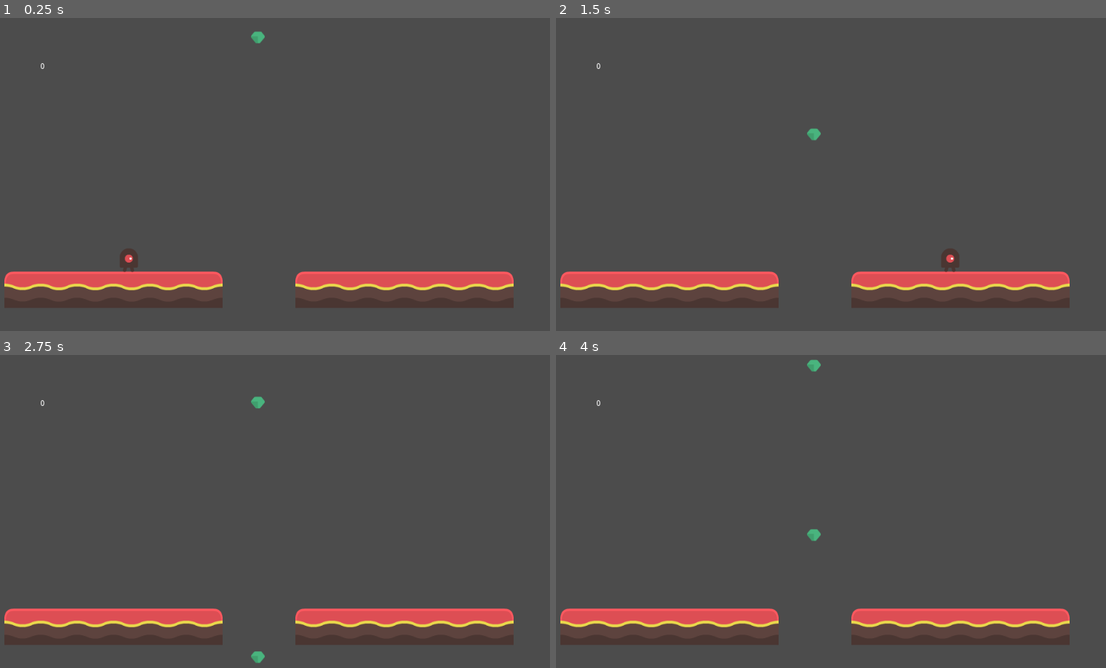
Above: before the commit, frames 1-4 (two rows, left to right).
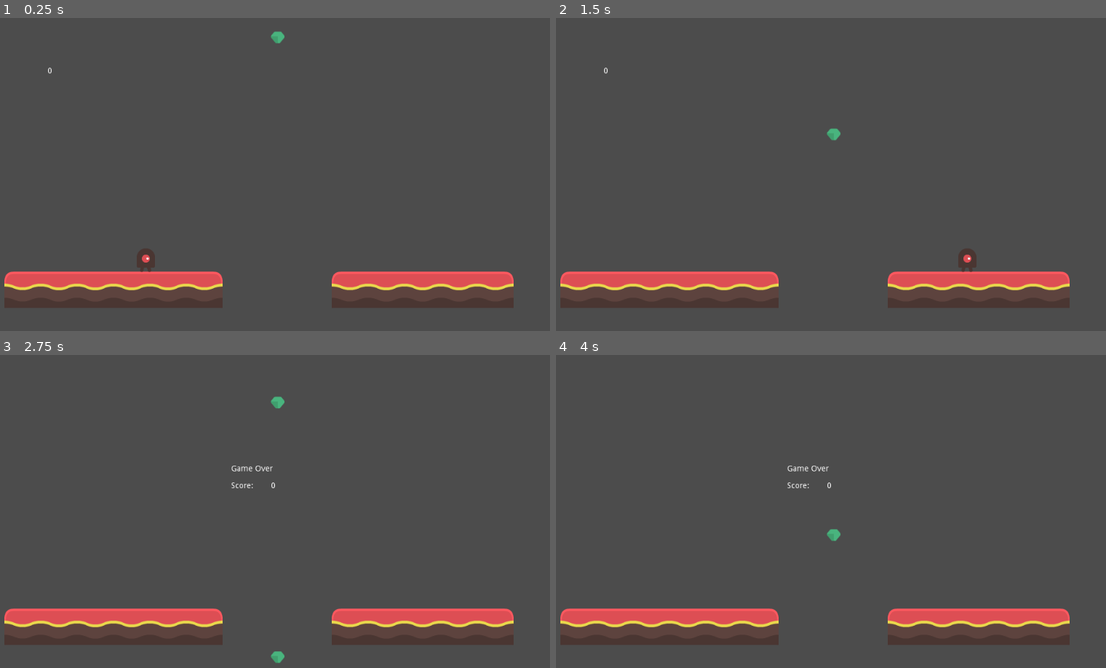
Above: after the commit, the same moments.

Repository: ben-gillott/platformer-prototype
Game: Godot game, scene res://Game.tscn
Same seed, same stepped clock (60 frames per second), same inputs: the game is played once before the commit and once after it.
Inputs:
- Up to frame 1 (0.25 s): no input
- Up to frame 2 (1.5 s): hold Right (walk_right) from 0.53 s (still down); tap Up (jump) at 0.77 s
- Up to frame 3 (2.75 s): tap Up (jump) at 1.52 s; release Right (walk_right) at 2.03 s; hold A (walk_left) from 2.03 s (still down)
- Up to frame 4 (4 s): release A (walk_left) at 2.78 s; hold Right (walk_right) from 2.78 s (still down); tap Up (jump) at 3.02, 3.77 s

The runs differ from the first frame. In frame 1, 1.1% of the frame differs, in the area x 7-62%, y 4-93%; in frame 2, 1.1%; in frame 3, 1.0%; in frame 4, 0.9%.

Commit message:
death menu transition and score display - technically done

Diff:
--- a/GameOne/CoinManager.gd
+++ b/GameOne/CoinManager.gd
@@ -6,15 +6,12 @@
 var coin = preload("res://Coin.tscn")
 
 func _updateScoreUI(var newScore):
-	var ScoreUINode = get_parent().get_node("ScoreCounter/UI/Control/RichTextLabel")
+	var ScoreUINode = get_parent().get_node("ScoreCounter/UI/Control/Score")
 	ScoreUINode.text = str(newScore)
 
 func _spawnCoin():
-	#var coinClone = Area2D.new()
-	#add_child(coinClone)
 	var coin_instance = coin.instance()
-	#get_tree().get_root().get_node("Game").add_child(coin_instance)
-	coin_instance.position = Vector2(510.0, 10.0)
+	coin_instance.position = Vector2(545.0, 10.0)
 	call_deferred("add_child", coin_instance)
 
 # Called when the node enters the scene tree for the first time.
@@ -37,3 +34,15 @@
 	print(score)
 	_updateScoreUI(score)
 	area.queue_free()
+
+
+func _endOfTheGame():
+	print("fallen")
+	spawnRate = 10000
+	var ScoreUINode = get_parent().get_node("ScoreCounter/UI/Control/Score")
+	var GameOverUINode = get_parent().get_node("ScoreCounter/UI/Control/GameOver")
+	var GameOverScoreUINode = get_parent().get_node("ScoreCounter/UI/Control/GameOverScore")
+	ScoreUINode.hide()
+	GameOverUINode.show()
+	GameOverScoreUINode.text = str(score)
+	GameOverScoreUINode.show()
--- a/GameOne/Game.tscn
+++ b/GameOne/Game.tscn
@@ -1,8 +1,8 @@
-[gd_scene load_steps=13 format=2]
+[gd_scene load_steps=14 format=2]
 
 [ext_resource path="res://CoinManager.gd" type="Script" id=1]
 [ext_resource path="res://tilesheet_complete.png" type="Texture" id=2]
-[ext_resource path="res://KinematicBody2D.gd" type="Script" id=4]
+[ext_resource path="res://Player.gd" type="Script" id=4]
 [ext_resource path="res://enemyWalking_2.png" type="Texture" id=5]
 
 [sub_resource type="ConvexPolygonShape2D" id=1]
@@ -126,15 +126,19 @@
 
 [sub_resource type="CapsuleShape2D" id=8]
 
+[sub_resource type="DynamicFont" id=9]
+size = 60
+outline_size = 3
+
 [node name="Game" type="Node2D"]
 
 [node name="TileMap" type="TileMap" parent="."]
 tile_set = SubResource( 5 )
 format = 1
-tile_data = PoolIntArray( 131073, 3, 2, 131074, 3, 2, 131075 …(211 unchanged characters)…  6, 0, 458757, 6, 0, 458758, 7, 0, 458761, 5, 0, 458762, 6, 0, 458763, 6, 0, 458764, 6, 0, 458765, …(427 unchanged characters)…
+tile_data = PoolIntArray( 131073, 3, 2, 131074, 3, 2, 131075 …(211 unchanged characters)…  6, 0, 458757, 6, 0, 458758, 7, 0, 458762, 5, 0, 458763, 6, 0, 458764, 6, 0, 458765, …(427 unchanged characters)…
 
 [node name="Player" type="KinematicBody2D" parent="."]
-position = Vector2( 283.278, 394.661 )
+position = Vector2( 313.412, 375.827 )
 script = ExtResource( 4 )
 jump_speed = -600
 gravity = 2000
@@ -167,15 +171,41 @@
 "_edit_use_anchors_": false
 }
 
-[node name="RichTextLabel" type="RichTextLabel" parent="ScoreCounter/UI/Control"]
-margin_left = 127.0
-margin_top = 80.0
-margin_right = 206.0
-margin_bottom = 144.0
+[node name="Score" type="RichTextLabel" parent="ScoreCounter/UI/Control"]
+margin_left = 139.577
+margin_top = 88.3957
+margin_right = 205.577
+margin_bottom = 143.396
 text = "0
 "
 __meta__ = {
 "_edit_use_anchors_": false
 }
 
+[node name="GameOverScore" type="RichTextLabel" parent="ScoreCounter/UI/Control"]
+visible = false
+margin_left = 532.578
+margin_top = 225.256
+margin_right = 598.578
+margin_bottom = 280.256
+text = "0
+"
+__meta__ = {
+"_edit_use_anchors_": false
+}
+
+[node name="GameOver" type="RichTextLabel" parent="ScoreCounter/UI/Control"]
+visible = false
+margin_left = 463.0
+margin_top = 195.0
+margin_right = 588.0
+margin_bottom = 279.0
+custom_fonts/mono_font = SubResource( 9 )
+text = "Game Over
+
+Score:"
+__meta__ = {
+"_edit_use_anchors_": false
+}
+
 [connection signal="area_entered" from="Player/Area2D" to="CoinManager" method="_on_Player_area_entered"]
--- a/GameOne/KinematicBody2D.gd
+++ b/GameOne/Player.gd
@@ -30,3 +30,7 @@
 	if Input.is_action_just_pressed("jump"):
 		if is_on_floor():
 			velocity.y = jump_speed
+	if position.y > 600:
+		var Manager = get_parent().get_node("CoinManager")
+		Manager._endOfTheGame()
+		queue_free()
